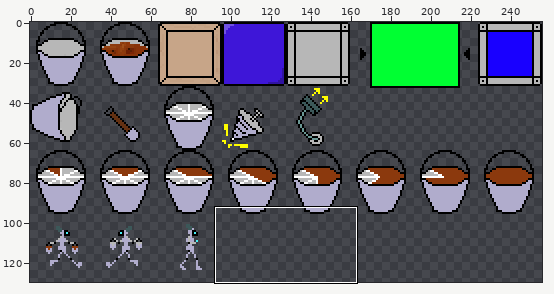
Sprite sheet: assets/sprites/sheet.png. Above: a wide view before the commit, with the close-up outlined.
Close-up. Before the commit:
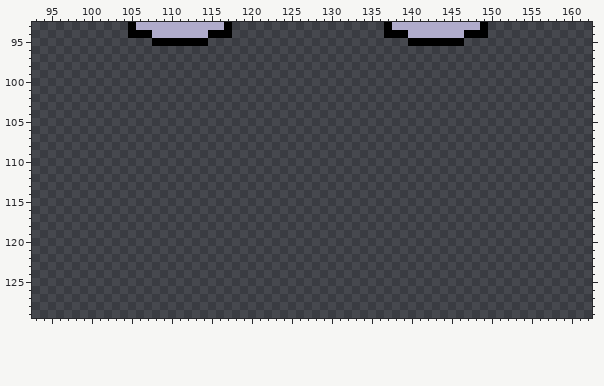
The file is 256x256 pixels. Colours within 5 levels of each other are drawn and written as one. Shown: x 93..162, y 93..129. The wide view leaves out empty margins.
Once edited:
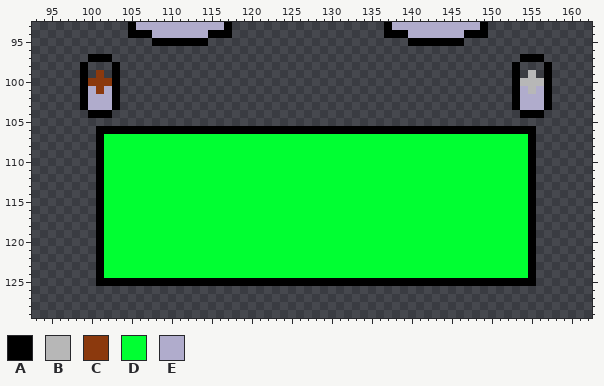
Palette (. is transparent): A #000000  B #b7b7b7  C #8b390d  D #00ff32  E #b0accc
What changed:
Colour A is added in row 97 at x 100 to 102 and 154 to 156; in rows 98 to 103 at x 99, 103, 153 and 157; in row 104 at x 100 to 102 and 154 to 156; in row 106 at x 101 to 155; in rows 107 to 124 at x 101 and 155; in row 125 at x 101 to 155.
Colour B is added in row 99 at x 155; in row 100 at x 154 to 156; in row 101 at x 155.
Colour C is added in row 99 at x 101; in row 100 at x 100 to 102; in row 101 at x 101.
Colour D is added in rows 107 to 124 at x 102 to 154.
Colour E is added in row 101 at x 100, 102, 154 and 156; in rows 102 to 103 at x 100 to 102 and 154 to 156.
Changed places in both close-ups, as pixel boxes (x1, y1, x2, y2):
added: (80, 54, 552, 286)
